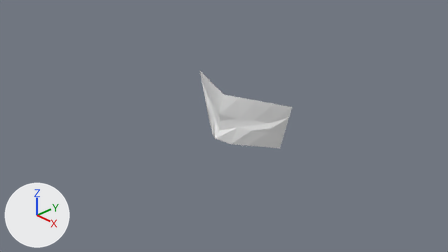
The Blender file character.blend, before and after one commit.
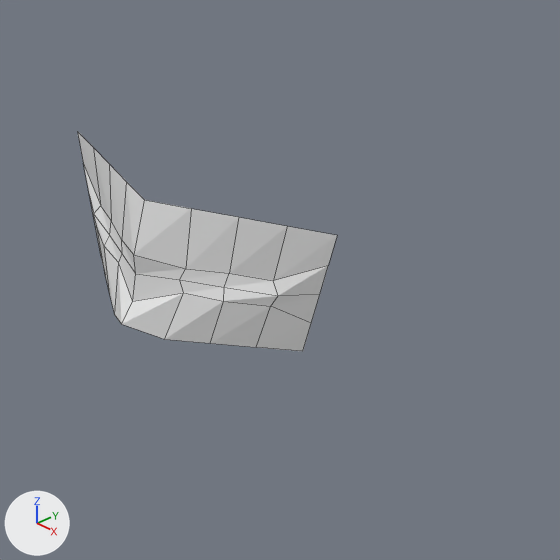
Each version appears first from the file's camera 'Camera', and next in a close-up on the part from 38% to 83% of the width and 9% to 88% of the height. Arrows for +X, +Y and +Z are at lower left; the lights stay in place. The close-ups show mesh edges as thin lines.
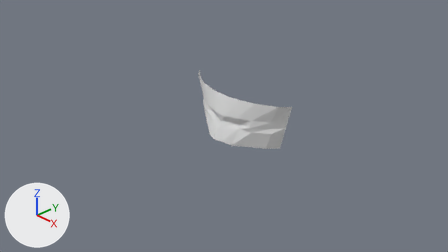
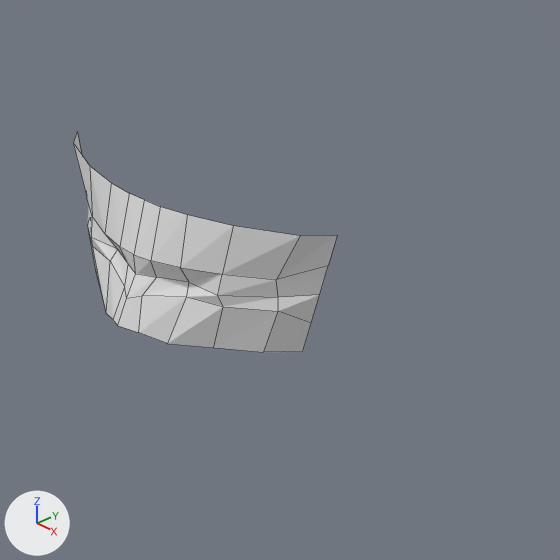
Commit message: improved mask mesh

Changed parts and their boxes (x1, y1, x2, y2) in the close-ups (560 x 560 px):
'Plane', reshaped
    before: (77, 131, 337, 351)
    after: (73, 132, 337, 352)

The edits, one by one:
me_plane_001 has 25 vertices, 16 faces and spans x 0.0..1.187, y -0.33..0.557, z -0.48..0.203.
me_plane_001 is used by ob_plane; location (0.0, 0.0, 0.0); rotation (1.571, 0.0, 0.0), in degrees (90, 0, 0).
Verts and faces of me_plane_001; kept vertices keep their numbers, new ones are numbered from 25.
Before the commit, vertices of me_plane_001: 2 (0.0, -0.254, 0.203) at pixel (121, 324), 4 (0.239, -0.33, 0.047) at pixel (164, 339), 5 (0.478, -0.33, -0.129) at pixel (210, 343), 6 (0.717, -0.33, -0.304) at pixel (256, 347), 7 (0.89, 0.557, -0.36) at pixel (287, 226).
Before the commit, vertices of me_plane_001: 8 (0.593, 0.557, -0.24) at pixel (238, 217), 9 (0.297, 0.557, -0.12) at pixel (191, 208), 13 (0.0, -0.125, 0.104) at pixel (132, 301), 16 (0.306, -0.006, -0.054) at pixel (183, 292), 17 (0.268, 0.074, -0.053) at pixel (179, 279).
Before the commit, vertices of me_plane_001: 18 (0.299, 0.154, -0.078) at pixel (185, 268), 19 (0.56, -0.006, -0.157) at pixel (223, 301), 20 (0.536, 0.074, -0.184) at pixel (224, 287), 21 (0.552, 0.167, -0.212) at pixel (229, 273), 22 (0.813, -0.006, -0.318) at pixel (270, 306).
Before the commit, vertices of me_plane_001: 23 (0.86, 0.08, -0.332) at pixel (278, 295), 24 (0.801, 0.157, -0.346) at pixel (273, 280).
Part 1, on me_plane_001:
Faces deleted: (8, 9, 18, 21), (4, 5, 19, 16), (16, 19, 20, 17), (17, 20, 21, 18), (2, 4, 16, 13).
Vertex 2 moves to (0.0, -0.254, 0.235), pixel (117, 325).
Vertex 4 moves to (0.293, -0.33, 0.072), pixel (167, 343).
Vertex 5 moves to (0.532, -0.33, -0.104), pixel (213, 347).
Vertex 6 moves to (0.796, -0.33, -0.289), pixel (263, 352).
Vertex 22 moves to (0.892, -0.006, -0.303), pixel (278, 311).
Vertex 7 moves to (1.038, 0.557, -0.313), pixel (300, 235).
Vertex 8 moves to (0.659, 0.557, -0.124), pixel (233, 225).
Vertex 13 moves to (0.0, -0.084, 0.158), pixel (126, 298).
Vertex 19 moves to (0.613, -0.006, -0.101), pixel (223, 306).
Vertex 20 moves to (0.589, 0.074, -0.072), pixel (217, 295).
Vertex 21 moves to (0.605, 0.22, -0.093), pixel (222, 274).
Vertex 23 moves to (0.876, 0.08, -0.317), pixel (278, 297).
Vertex 24 moves to (0.88, 0.213, -0.288), pixel (276, 279).
Vertex 9 moves to (0.144, 0.557, -0.001), pixel (160, 206).
Vertex 16 moves to (0.081, -0.055, 0.098), pixel (142, 295).
Vertex 17 moves to (0.133, 0.068, 0.017), pixel (156, 277).
Vertex 18 moves to (0.144, 0.209, 0.08), pixel (150, 260).
New vertex 25 is at (0.35, 0.557, -0.035), pixel (187, 214).
New vertex 26 is at (0.36, -0.006, -0.029), pixel (186, 296).
New vertex 27 is at (0.334, 0.074, -0.074), pixel (189, 282).
New vertex 28 is at (0.352, 0.213, 0.022), pixel (180, 267).
New vertex 29 is at (0.122, -0.282, 0.166), pixel (138, 332).
New faces: (9, 18, 28, 25), (8, 25, 28, 21), (4, 5, 19, 26), (19, 20, 27, 26), (20, 21, 28, 27), (4, 26, 16, 29).
New faces: (16, 26, 27, 17), (17, 27, 28, 18), (2, 29, 16, 13).
